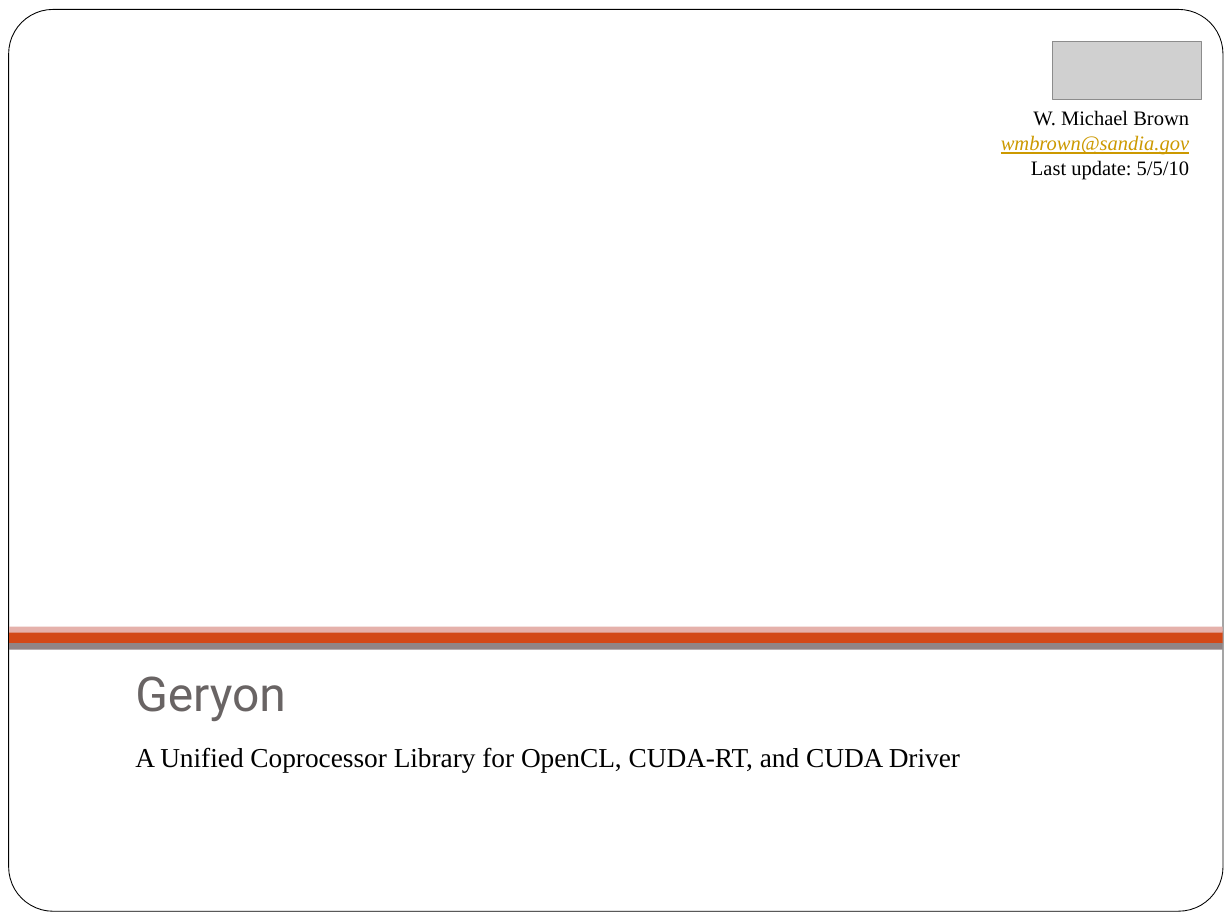
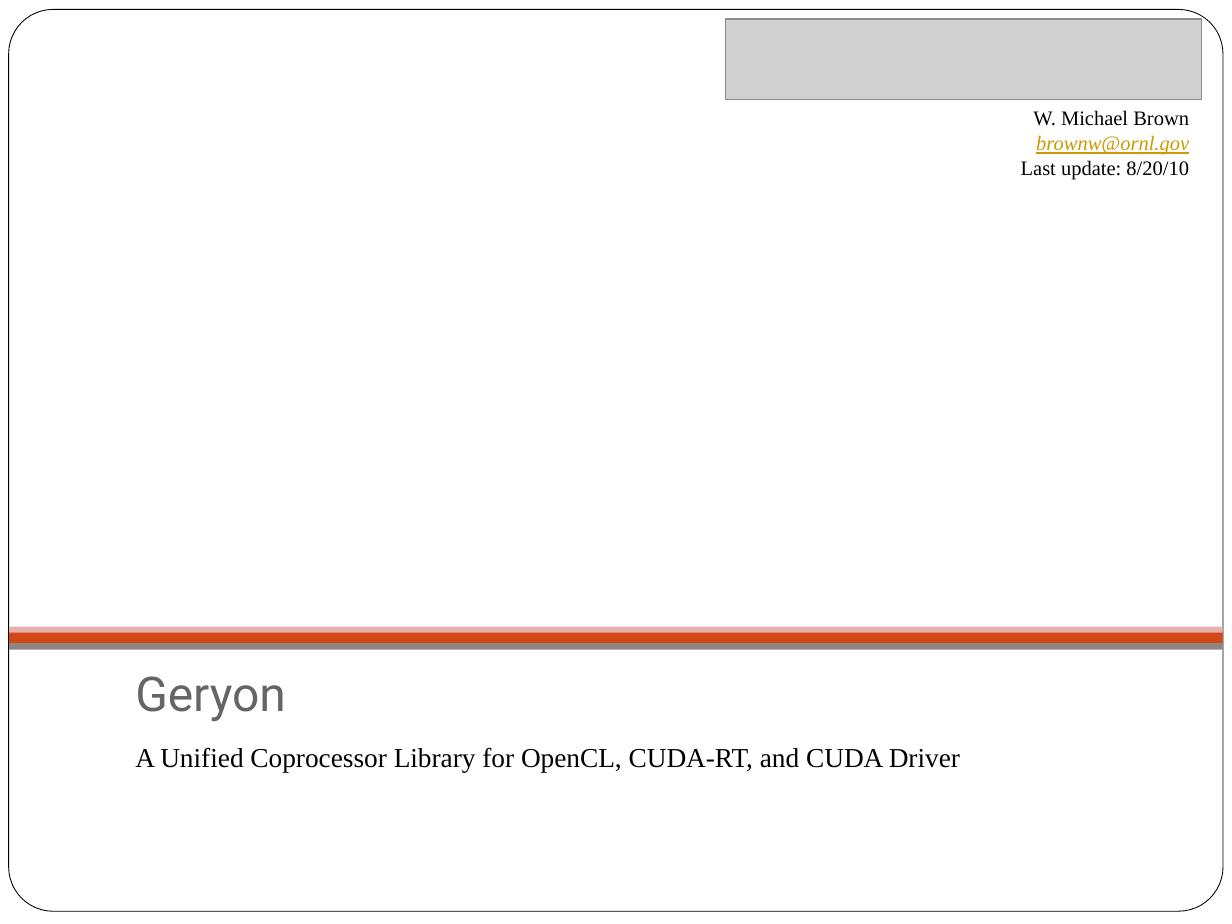
Before and after one commit to scicomp/geryon, a slide deck: slide 1 of geryon.pptx. Drawn at 1232x924 pixels with LibreOffice and Linux fonts; fonts in the diff are those of the drawing; grey boxes stand for pictures. Boxes give left, top, right and bottom in pixels: in the first picture for what was removed or moved away, otherwise in the second. Text is boxed around its words. In the diff, an @@ line names an element or a change of style, - is before the commit and + after.

```diff
--- a/geryon.pptx
+++ b/geryon.pptx
@@ picture added at box(726, 18, 1201, 99) @@
@@ picture removed at box(1052, 41, 1201, 99) @@
@@ text at box(1021, 135, 1189, 180): text changed; text colour #CC9900 to #000000; italic off @@
-wmbrown@sandia.gov
-Last update: 5/5/10
+brownw@ornl.gov
+Last update: 8/20/10
```
Also in this commit, not shown: 4 slides added, 5 other files.
